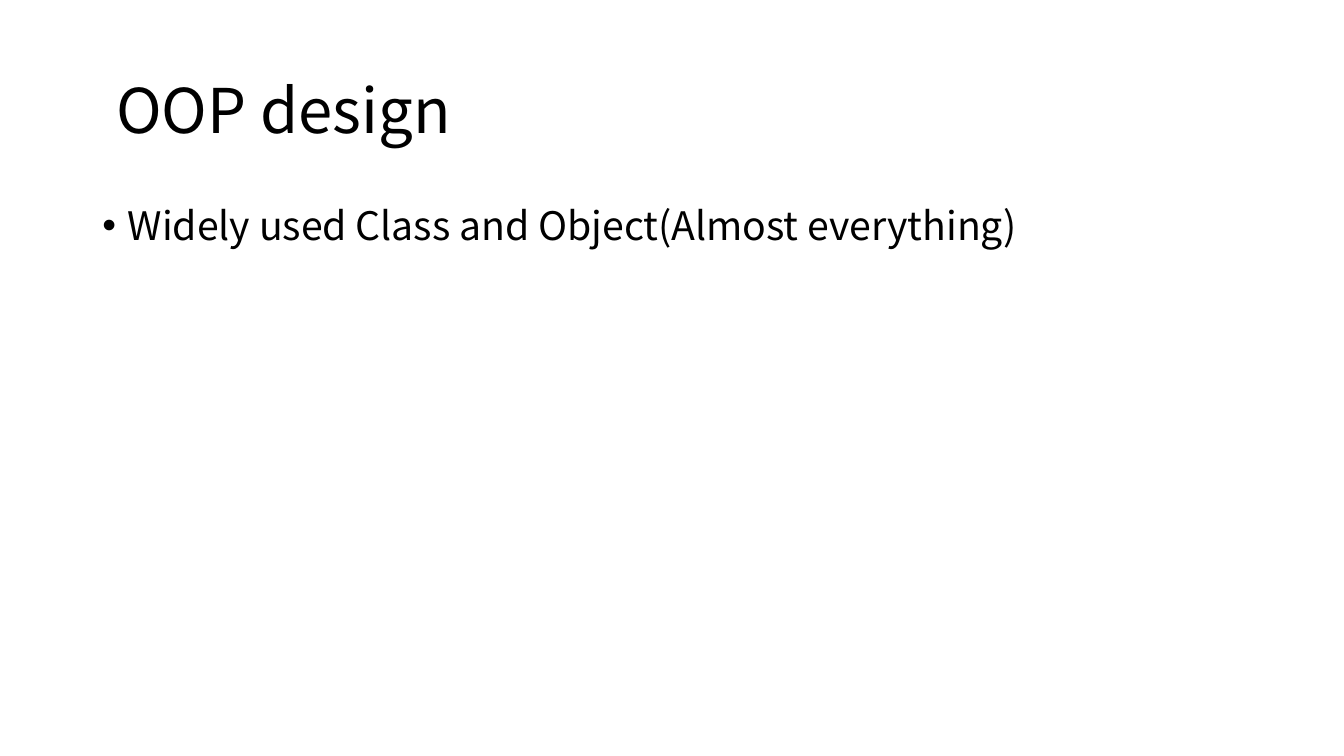
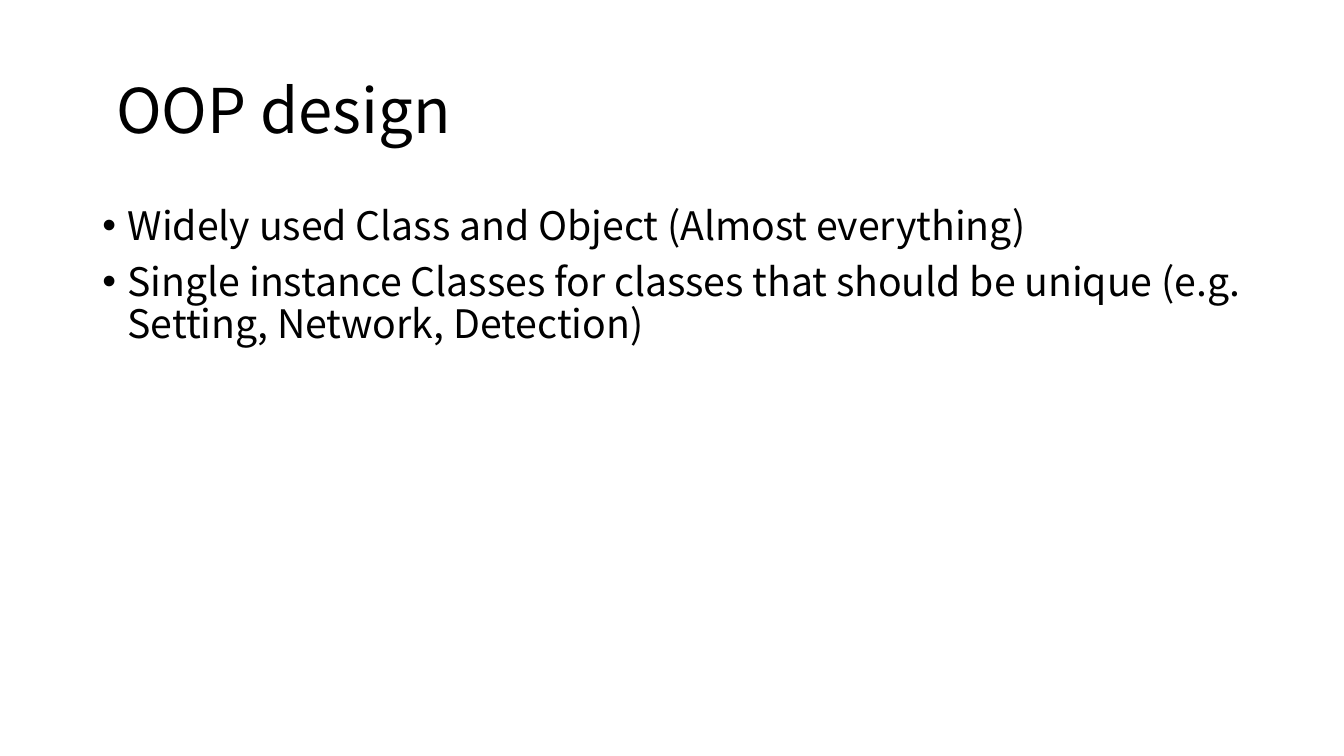
Before and after one commit to Luke-lujunxian/Live2D_VideoChat, a slide deck: slide 10 of Project Description.pptx (slide 4 before the commit). Drawn at 1344x756 pixels with LibreOffice and Linux fonts; fonts in the diff are those of the drawing. Boxes give left, top, right and bottom in pixels: in the first picture for what was removed or moved away, otherwise in the second. Text is boxed around its words. In the diff, an @@ line names an element or a change of style, - is before the commit and + after.

```diff
--- a/Project Description.pptx
+++ b/Project Description.pptx
@@ text at box(128, 208, 1240, 348): text changed @@
-• Widely used Class and Object(Almost everything)
+• Widely used Class and Object (Almost everything)
+• Single instance Classes for classes that should be unique (e.g. Setting, Network, Detection)
```
Also in this commit, not shown: 3 other slides changed, 7 slides added, 1 slide removed.
